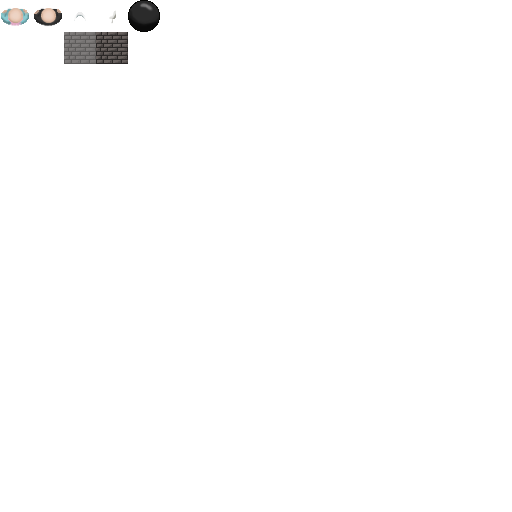
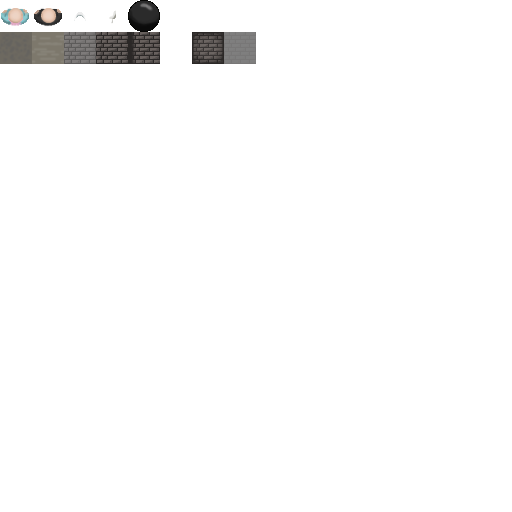
Layered file, before and after one edit (512 × 512). Changes by layer:
painted on "Layer 5" over [128, 32, 224, 64]
painted on "Layer 6" over [128, 32, 136, 64]
added layer "Layer 9" above "Layer 2" over [128, 32, 160, 64]
painted on "Layer 2" over [0, 32, 256, 64]
